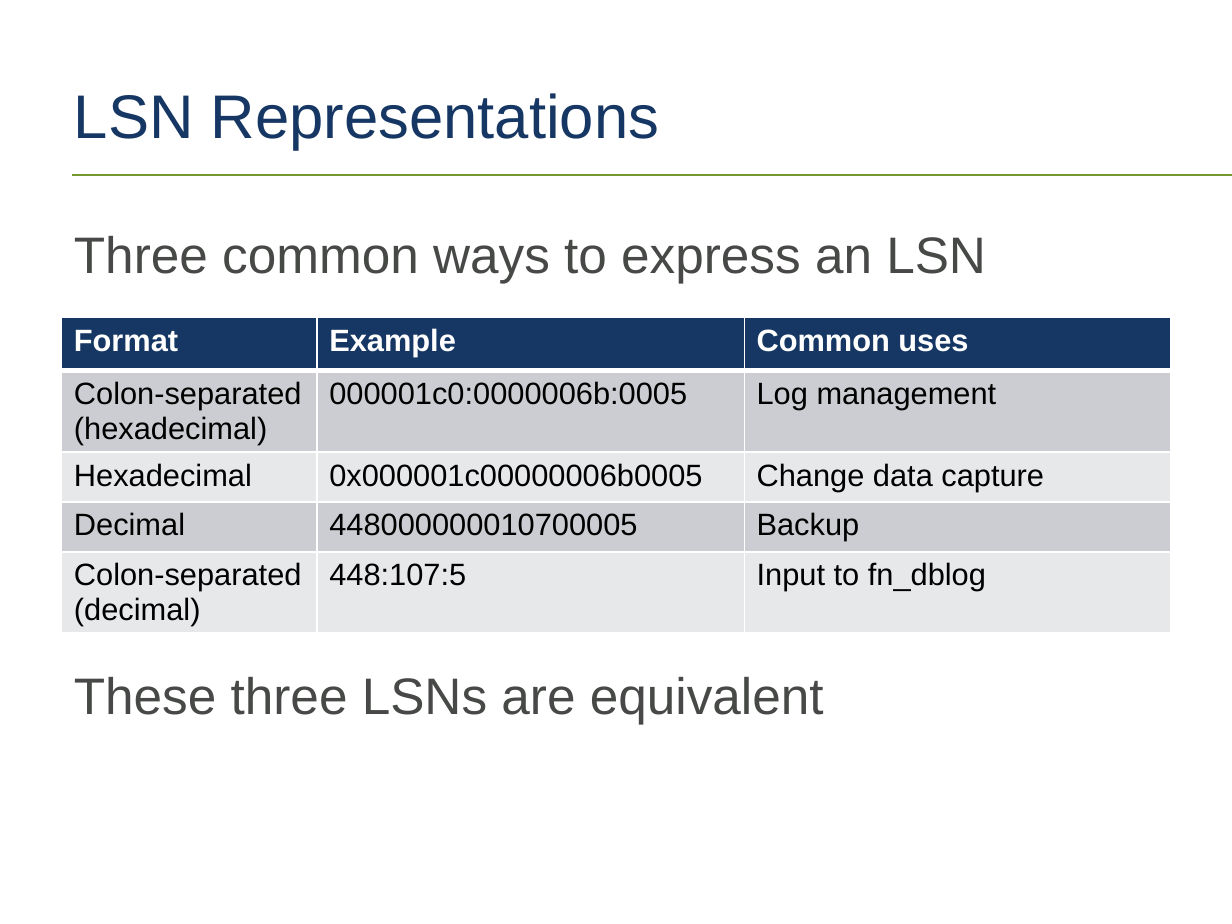
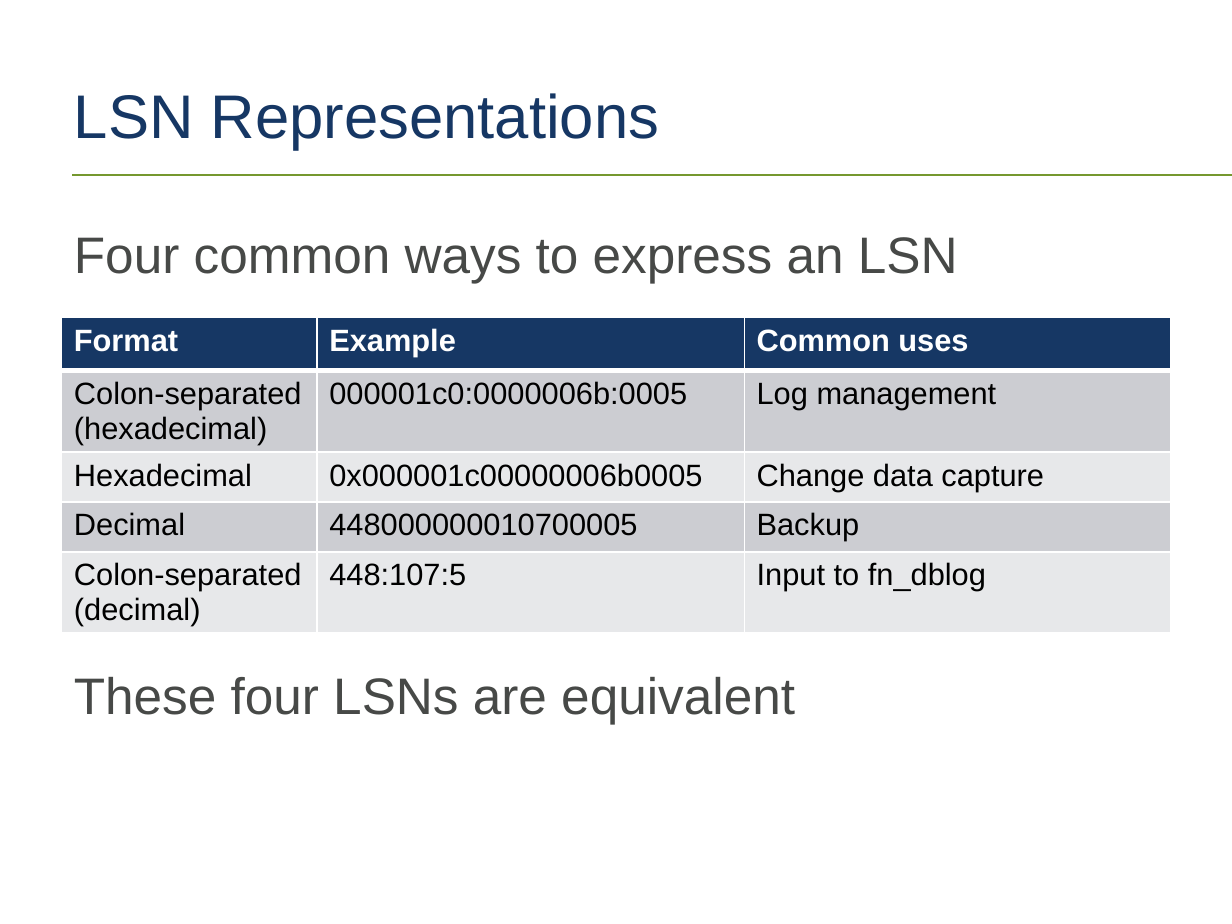
Before and after one commit to tf3604/LogFilePresentation, a slide deck: slide 22 of TransactionLog.pptx. Drawn at 1232x924 pixels with LibreOffice and Linux fonts; fonts in the diff are those of the drawing; background and template pictures are left out. Boxes give left, top, right and bottom in pixels: in the first picture for what was removed or moved away, otherwise in the second. Text is boxed around its words. In the diff, an @@ line names an element or a change of style, - is before the commit and + after.

```diff
--- a/TransactionLog.pptx
+++ b/TransactionLog.pptx
@@ text at box(74, 237, 958, 283): text changed @@
-Three common ways to express an LSN
+Four common ways to express an LSN
@@ text at box(74, 677, 795, 724): text changed @@
-These three LSNs are equivalent
+These four LSNs are equivalent
```
Also in this commit, not shown: 1 other slide changed, 2 other files.
